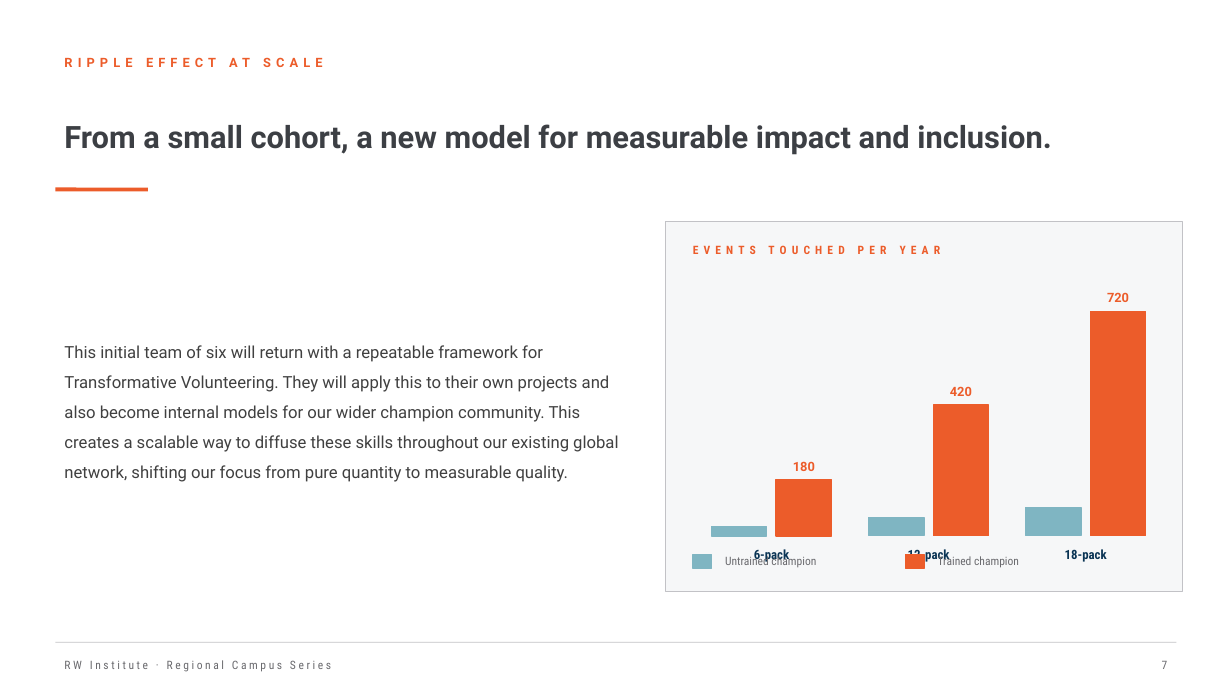
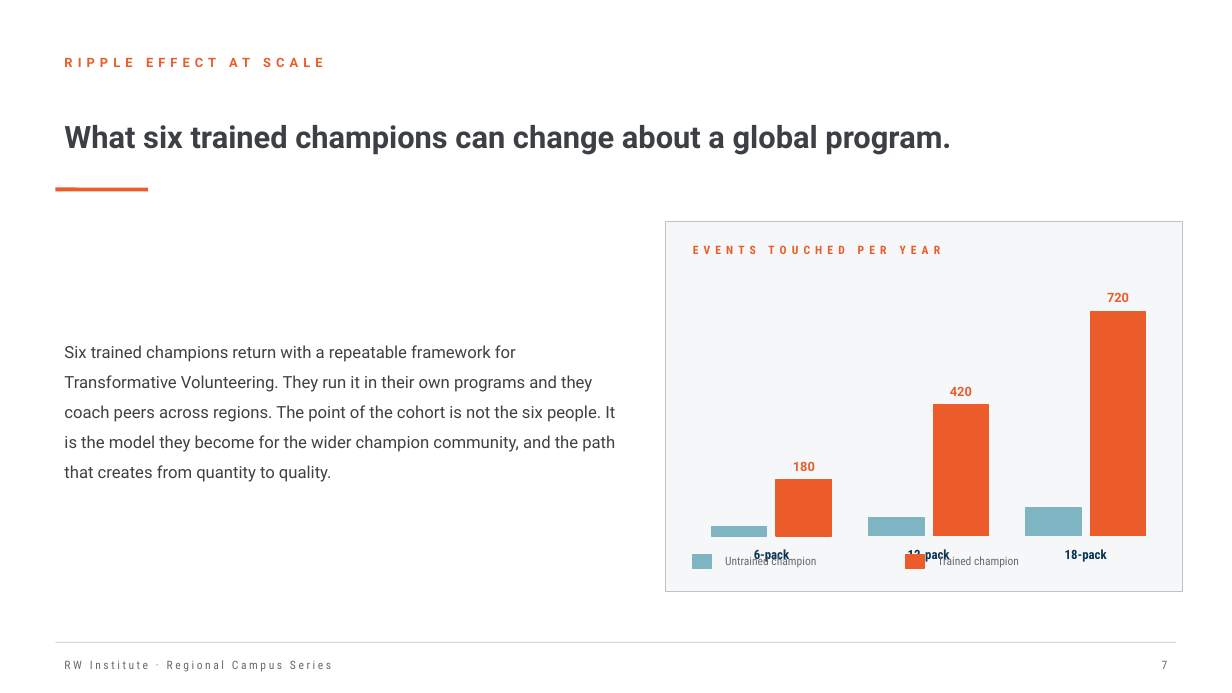
Before and after one commit to chrisjarviscan/rw-regional-campus, a slide deck: slide 7 of business-case-source/RW_Business_Case_Microsoft.pptx. Drawn at 1232x693 pixels with LibreOffice and Linux fonts; fonts in the diff are those of the drawing. Boxes give left, top, right and bottom in pixels: in the first picture for what was removed or moved away, otherwise in the second. Text is boxed around its words. In the diff, an @@ line names an element or a change of style, - is before the commit and + after.

```diff
--- a/business-case-source/RW_Business_Case_Microsoft.pptx
+++ b/business-case-source/RW_Business_Case_Microsoft.pptx
@@ text at (x1=64, y1=125, x2=951, y2=155): text changed @@
-From a small cohort, a new model for measurable impact and inclusion.
+What six trained champions can change about a global program.
@@ text at (x1=64, y1=345, x2=615, y2=482): text changed @@
-This initial team of six will return with a repeatable framework for Transformative Volunteering. They will apply this to their own projects and also become internal models for our wider champion community. This creates a scalable way to diffuse these skills throughout our existing global network, shifting our focus from pure quantity to measurable quality.
+Six trained champions return with a repeatable framework for Transformative Volunteering. They run it in their own programs and they coach peers across regions. The point of the cohort is not the six people. It is the model they become for the wider champion community, and the path that creates from quantity to quality.
```
Also in this commit, not shown: 8 other slides changed, 4 slides added.
